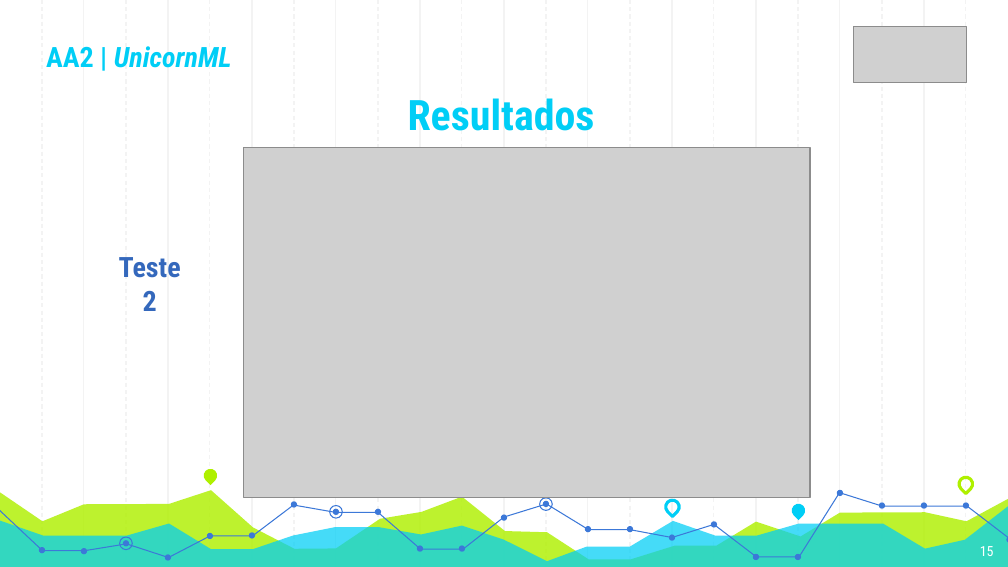
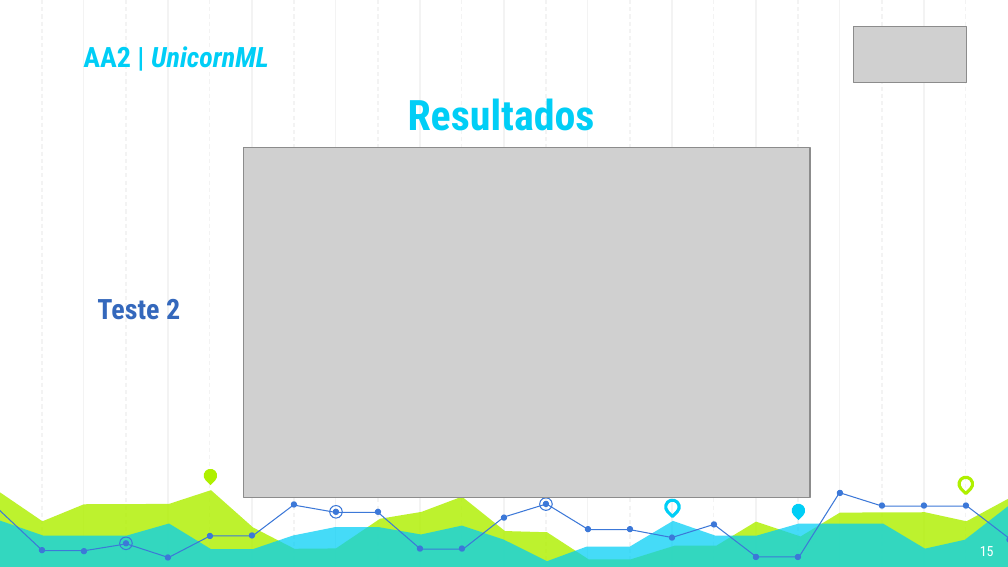
Before and after one commit to Nelson198/AA2, a slide deck: slide 15 of Presentation/Presentation.pptx. Drawn at 1008x567 pixels with LibreOffice and Linux fonts; fonts in the diff are those of the drawing; grey boxes stand for pictures. Boxes give left, top, right and bottom in pixels: in the first picture for what was removed or moved away, otherwise in the second. Text is boxed around its words. In the diff, an @@ line names an element or a change of style, - is before the commit and + after.

```diff
--- a/Presentation/Presentation.pptx
+++ b/Presentation/Presentation.pptx
@@ text "AA2 | UnicornML": place and size @@
-text "AA2 | UnicornML" at <box>46,46,232,68</box>
+text "AA2 | UnicornML" at <box>83,46,269,68</box>
@@ text "Teste 2" rewrapped from <box>119,257,181,311</box> to <box>97,299,180,320</box> @@
```
Also in this commit, not shown: 13 other slides changed.
